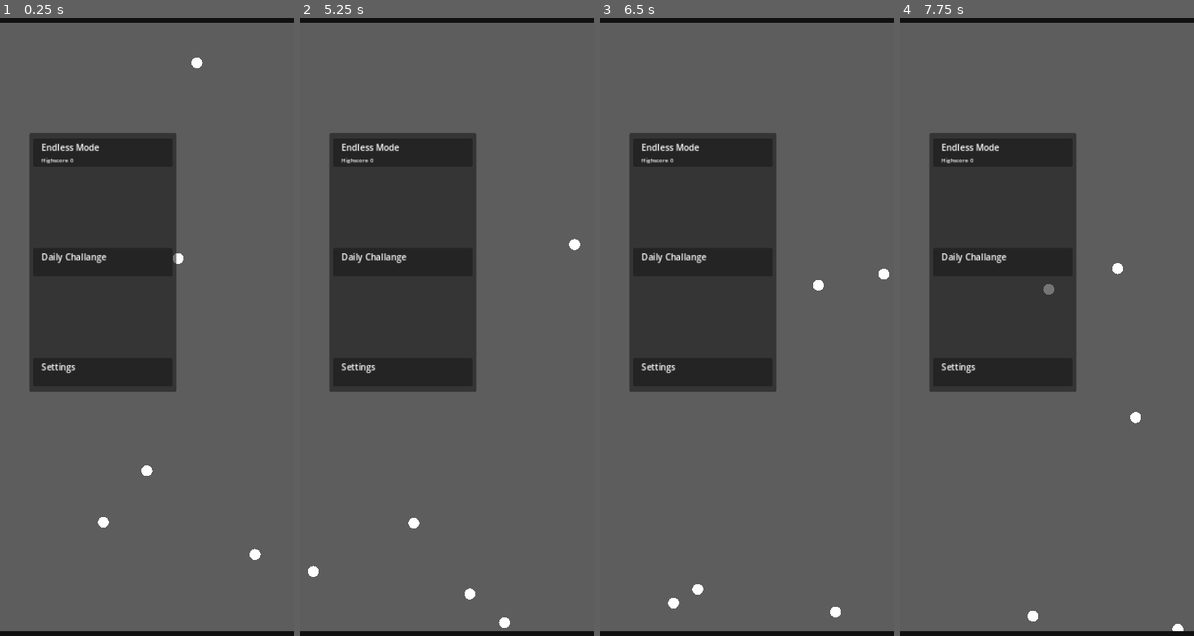
Above: before the commit, frames 1-4 (left to right).
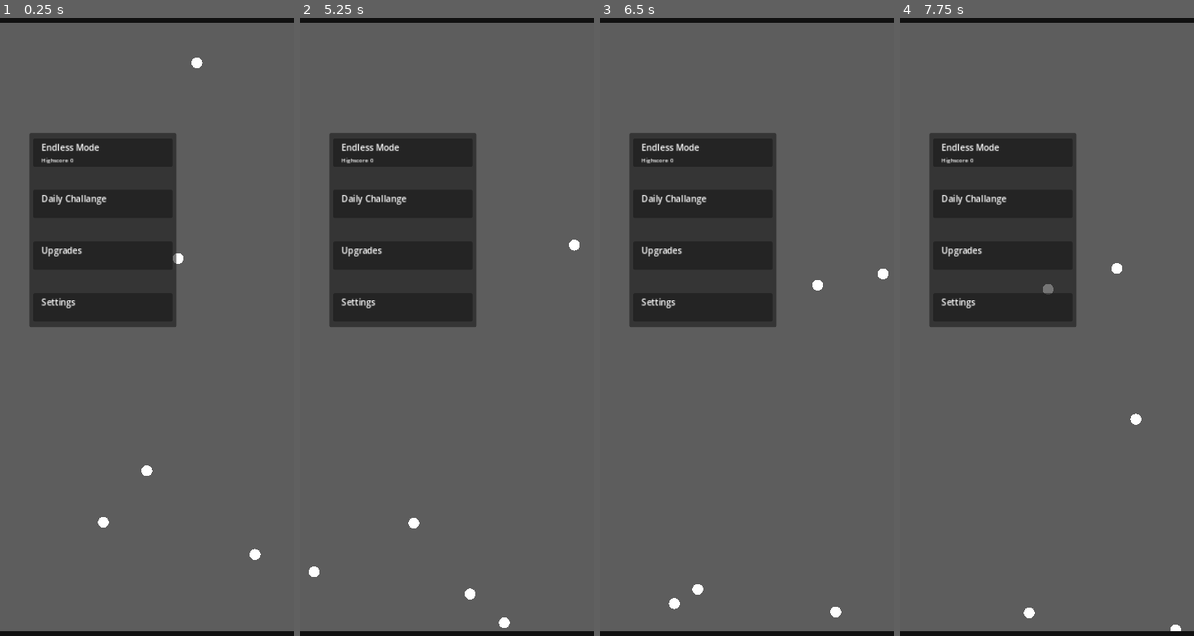
Above: after the commit, the same moments.

Repository: KKleinbeck/Ball-Defender
Game: Godot game, scene res://scenes/main_menu.tscn
Same seed, same stepped clock (60 frames per second), same inputs: the game is played once before the commit and once after it.
Inputs:
- Up to frame 1 (0.25 s): no input
- Up to frame 2 (5.25 s): no input
- Up to frame 3 (6.5 s): no input
- Up to frame 4 (7.75 s): no input

The runs differ from the first frame. In frame 1, 5.7% of the frame differs, in the area x 9-60%, y 28-61%; in frame 2, 5.8%; in frame 3, 5.8%; in frame 4, 5.9%, in the area x 9-97%, y 28-100%.

Commit message:
Minor cleaning and collision stability fix

Diff:
--- a/math.gd
+++ b/math.gd
@@ -1,11 +1 @@
 extends Node
-
-
-# Called when the node enters the scene tree for the first time.
-func _ready() -> void:
-	pass # Replace with function body.
-
-
-# Called every frame. 'delta' is the elapsed time since the previous frame.
-func _process(delta: float) -> void:
-	pass
--- a/scenes/MainMenu/menu_option.gd
+++ b/scenes/MainMenu/menu_option.gd
@@ -1,4 +1,4 @@
-extends Container
+extends Control
 
 
 @export var title: String :
@@ -7,7 +7,7 @@
 	set(value):
 		title = value
 		%Title.text = value
-		PanelContainer
+
 @export var subtitle: String :
 	get:
 		return subtitle
--- a/scenes/main_menu.gd
+++ b/scenes/main_menu.gd
@@ -4,10 +4,6 @@
 func _ready() -> void:
 	for _i in 5:
 		spawnRandomBall()
-
-
-func _process(delta: float) -> void:
-	pass
 
 
 func spawnRandomBall() -> void:
--- a/scenes/main_menu.tscn
+++ b/scenes/main_menu.tscn
@@ -33,7 +33,7 @@
 anchor_left = 0.1
 anchor_top = 0.2
 anchor_right = 0.6
-anchor_bottom = 0.6
+anchor_bottom = 0.5
 grow_vertical = 2
 
 [node name="MarginContainer" type="MarginContainer" parent="Options"]
@@ -52,7 +52,7 @@
 subtitle = "Highscore"
 addendum = "0"
 
-[node name="Spacer" type="Container" parent="Options/MarginContainer/VBoxContainer"]
+[node name="Spacer" type="Control" parent="Options/MarginContainer/VBoxContainer"]
 layout_mode = 2
 size_flags_vertical = 3
 
@@ -62,11 +62,21 @@
 subtitle = " "
 addendum = " "
 
-[node name="Spacer2" type="Container" parent="Options/MarginContainer/VBoxContainer"]
+[node name="Spacer2" type="Control" parent="Options/MarginContainer/VBoxContainer"]
 layout_mode = 2
 size_flags_vertical = 3
 
 [node name="OptionSettings" parent="Options/MarginContainer/VBoxContainer" instance=ExtResource("1_1opgk")]
+layout_mode = 2
+title = "Upgrades"
+subtitle = " "
+addendum = " "
+
+[node name="Spacer3" type="Control" parent="Options/MarginContainer/VBoxContainer"]
+layout_mode = 2
+size_flags_vertical = 3
+
+[node name="OptionSettings2" parent="Options/MarginContainer/VBoxContainer" instance=ExtResource("1_1opgk")]
 layout_mode = 2
 title = "Settings"
 subtitle = " "
--- a/scenes/playing_field.gd
+++ b/scenes/playing_field.gd
@@ -8,11 +8,11 @@
 var ballDict = {}
 
 
-func spawnBall(position: Vector2, velocity: Vector2):
+func spawnBall(_position: Vector2, _velocity: Vector2):
 	var newBall = ballObj.instantiate()
-	newBall.position = position
-	# TODO: Provide guarantees for position
-	newBall.velocity = velocity
+	newBall.position = _position
+	# TODO: Provide guarantees for position, i.e. colliding with walls etc
+	newBall.velocity = _velocity
 	add_child(newBall)
 	ballDict[newBall.name] = newBall
 	calculateNextCollision(newBall)
@@ -54,13 +54,10 @@
 			propagate(deltaRamining)
 			deltaRamining = 0.
 
-			# Recalculate the next collision event to keep the prediction numerically stable
-			# Update it shortly before collision, but try to not overestimate in the last frame
-			# TODO: This approach is unstable and may lead to tunneling. Uncomment to test.
-			# TODO: As a better approach, create functions which recalculate the next collision time (can be done by using the stored collision location)
-			#if collisionEvent["t"] < 0.1 and collisionEvent["t"] > delta:
-				#collisionList.pop_back()
-				#calculateNextCollision(collisionEvent["ball"])
+			# Recalculate the collision time to keep the prediction numerically stable
+			var ball = collisionEvent["ball"]
+			var deltaP = collisionEvent["collision location"] - ball.position
+			collisionEvent["t"] = deltaP.length() / ball.velocity.length()
 			break
 
 		CollisionList.pop_back() # Must happen before any other updates to collision list.
